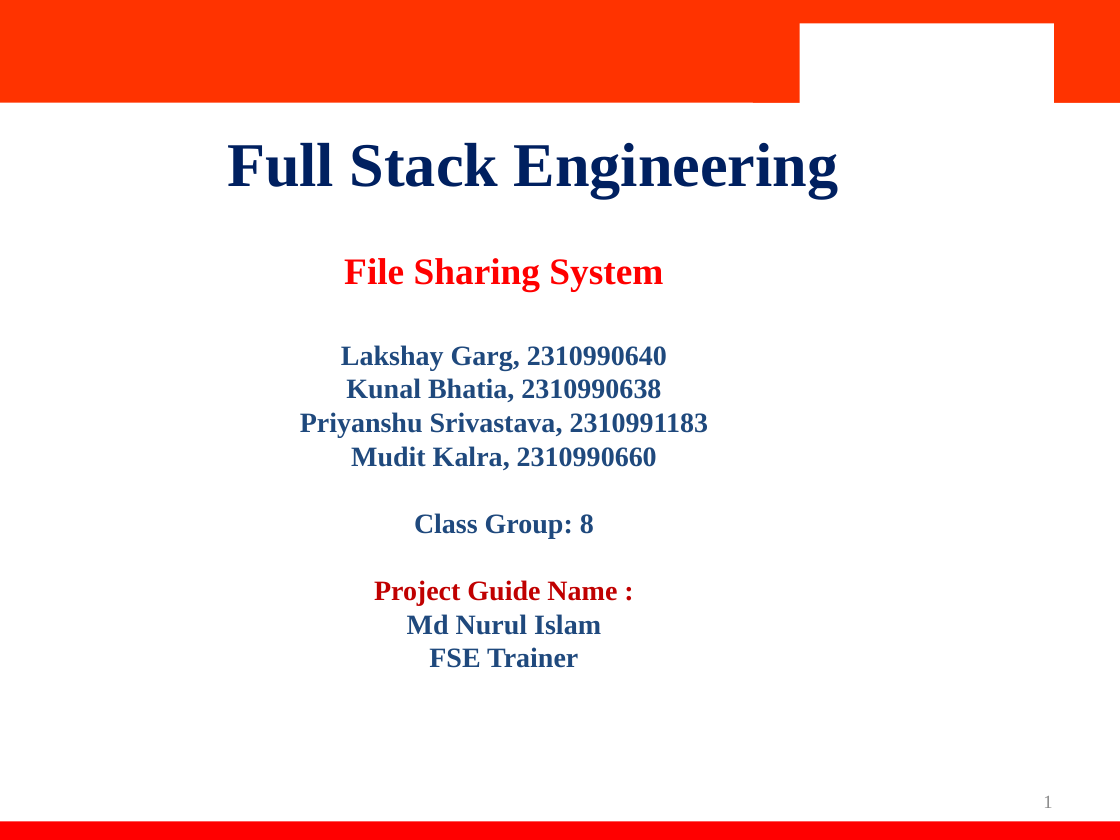
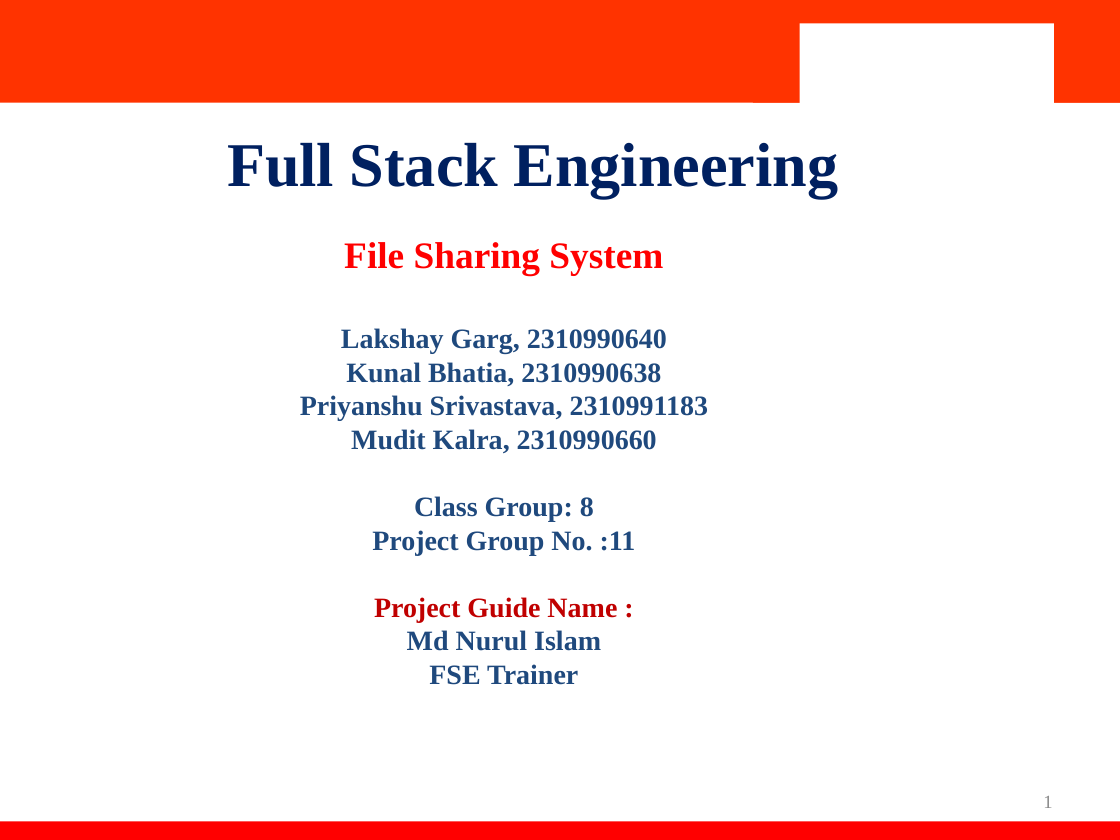
Before and after one commit to kunalbhatia2601/File-Sharing, a slide deck: slide 1 of docs/ppt.pptx. Drawn at 1120x840 pixels with LibreOffice and Linux fonts; fonts in the diff are those of the drawing; background and template pictures are left out. Boxes give left, top, right and bottom in pixels: in the first picture for what was removed or moved away, otherwise in the second. Text is boxed around its words. In the diff, an @@ line names an element or a change of style, - is before the commit and + after.

```diff
--- a/docs/ppt.pptx
+++ b/docs/ppt.pptx
@@ text at [372,530,636,555]: paragraph added @@
+Project Group No. :11
```
Also in this commit, not shown: 1 other slide changed, 1 slide removed.
